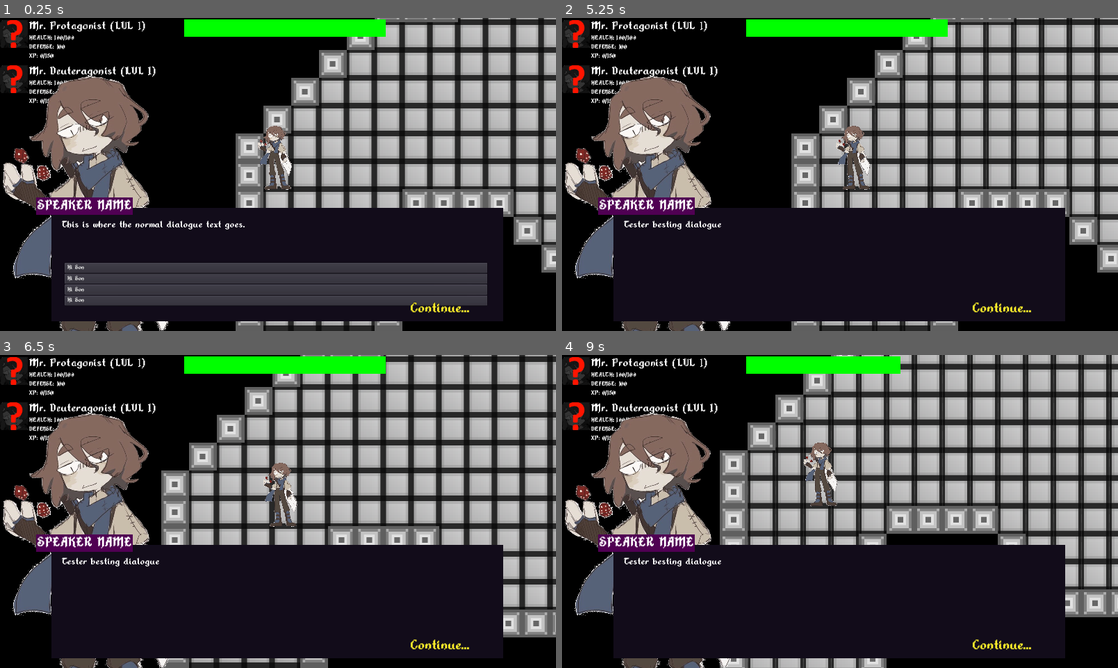
Above: before the commit, frames 1-4 (two rows, left to right).
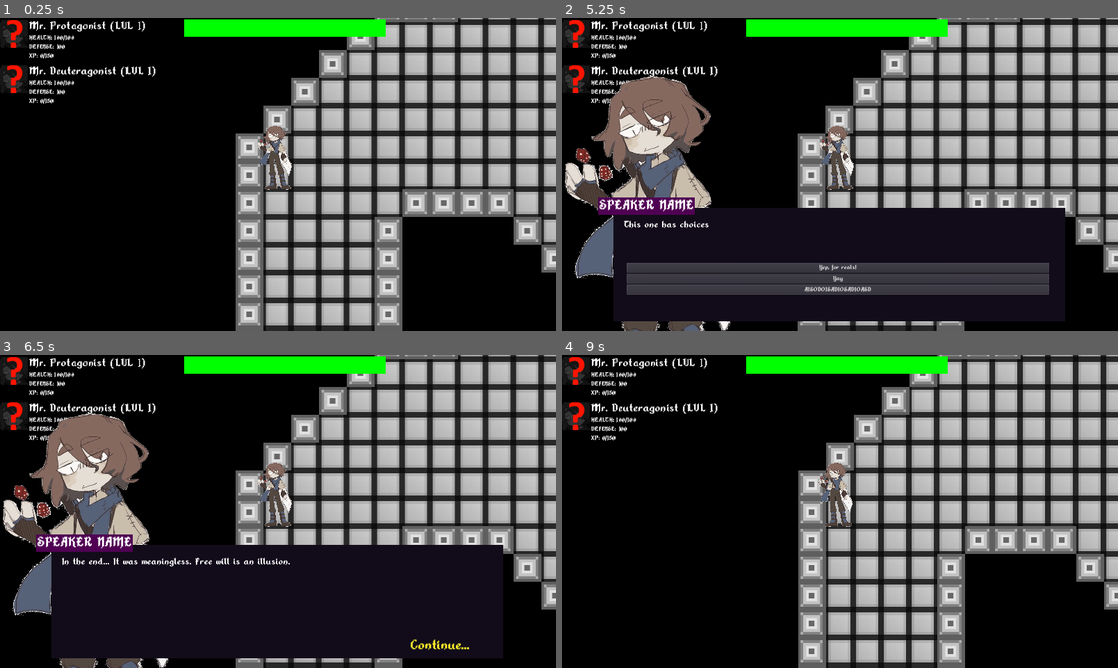
Above: after the commit, the same moments.

Repository: Xpost2000/G.G.D.C.-Team-Project
Game: Godot game, scene res://main_scene/MainGameScreen.tscn
The game is run twice, just before and just after one commit, with the same random seed, the same clock (stepped at 60 frames per second) and the same inputs.
Inputs (mouse positions are in pixels of both pictures, inside the frame that each line leads up to):
- Up to frame 1 (0.25 s): no input
- Up to frame 2 (5.25 s): click (1001, 309) at 0.5 s, where only the run before the commit has a clickable "Continue..."; click (1001, 309) at 1.25 s, where only the run before the commit has a clickable "Continue..."; click (840, 268) at 2 s, where only the run before the commit has a clickable "Hi Son"; click (840, 277) at 2.75 s, where only the run before the commit has a clickable "Hi Son"; click (840, 290) at 3.5 s, where only the run before the commit has a clickable "Hi Son"; click (840, 299) at 4.25 s, where only the run before the commit has a clickable "Hi Son"; tap Enter (game_interact_action) at 5, 5.1 s; hold Right (ui_right) from 5.03 s (still down)
- Up to frame 3 (6.5 s): release Right (ui_right) at 5.75 s; click (278, 605) at 5.75 s, where only the run after the commit has a clickable "Yep, for reals!"
- Up to frame 4 (9 s): hold Down (ui_down) 6.53-7.28 s; tap Enter (game_interact_action) at 6.6, 7.55, 8.1, 8.85 s; hold Right (ui_right) 7.28-8.03 s; hold Shift (game_sprinting_action) 7.28-8.03 s; hold Up (ui_up) 8.03-8.78 s; hold Left (ui_left) from 8.78 s (still down)

The runs differ from the first frame. In frame 1, 37% of the frame differs, in the area x 0-91%, y 18-100%; in frame 2, 23%; in frame 3, 26%; in frame 4, 71%, in the area x 0-100%, y 0-100%.

Commit message:
mostly working dialogue ui

Diff:
--- a/ui/DialogueUI.gd
+++ b/ui/DialogueUI.gd
@@ -1,4 +1,15 @@
 extends Control
+
+enum {DIALOGUE_TERMINATION_REASON_DEFAULT}
+class DialogueTerminationReason:
+	var type: int;
+
+func dialogue_terminate_normal():
+	var termination_reason = DialogueTerminationReason.new();
+	termination_reason.type = DIALOGUE_TERMINATION_REASON_DEFAULT;
+	return termination_reason;
+
+signal notify_dialogue_terminated(reason_of_termination);
 
 onready var dialogue_speaker_portrait = $DialogueCharacterPortrait;
 onready var dialogue_text = $DialogueBackground/DialogueText;
@@ -71,11 +82,17 @@
 	new_dialogue_scene.choices = choices if choices else [];
 	return new_dialogue_scene;
 
+func is_linear():
+	var current_scene_object = scenes[current_scene];
+	return len(current_scene_object.choices) == 0;
 
+# I don't really like having these "safety hatch" variables
+# but they don't really hurt to add, and it's a fast fix.
+var initial_opening = false;
 func open_test_dialogue():
 	print("okay");
 	scenes["start"] = make_scene_linear(make_node_speaker("PlayerCharacter"),
-										"Tester besting dialogue",
+										"This is a linear scene. This is referring to the fact we only go one direction... As in continue...",
 										"next");
 	scenes["next"] = make_scene_branching(make_node_speaker("PlayerCharacter"),
 												   "This one has choices",
@@ -84,32 +101,59 @@
 													DialogueChoice.new("AISODOISADIOSADIOASD", "meaningless")]);
 	scenes["meaningless"] = make_scene_linear(make_node_speaker("PlayerCharacter"),
 											  "In the end... It was meaningless. Free will is an illusion.",
-											  null);
+											  "differ");
+
+	scenes["differ"] = make_scene_linear(make_manual_speaker("???", "testerbester"),
+										 "Really? I don't quite think so.",
+										 "optimistic");
+
+	scenes["optimistic"] = make_scene_linear(make_manual_speaker("???", "testerbester"),
+										 "You have to be more optimistic sometimes.",
+										 "sorry");
+
+	scenes["sorry"] = make_scene_linear(make_node_speaker("PlayerCharacter"),
+										"Dude just shut up. Let me act emo and edgy.",
+										null);
 	goto_scene("start");
+	initial_opening = true;
 
 func _ready():
-	pass;
+	hide();
 
 func goto_scene(scene):
 	current_scene = scene;
-	var current_scene_object = scenes[current_scene];
-	if current_scene_object:
-		dialogue_text.text = current_scene_object.text;
+	if !current_scene.empty():
+		if current_scene in scenes:
+			var current_scene_object = scenes[current_scene];
+			dialogue_text.text = current_scene_object.text;
 
-		match current_scene_object.speaker.type:
-			DIALOGUE_SPEAKER_NODE_IN_LEVEL: pass; #TODO
-			DIALOGUE_SPEAKER_MANUAL_SPECIFIED: pass; #TODO
+			match current_scene_object.speaker.type:
+				DIALOGUE_SPEAKER_NODE_IN_LEVEL: pass; #TODO
+				DIALOGUE_SPEAKER_MANUAL_SPECIFIED: pass; #TODO
 
-		if current_scene_object.choices && len(current_scene_object.choices) > 0:
-			dialogue_continue_prompt.hide();
-			dialogue_choices_container.show();
+			if current_scene_object.choices && len(current_scene_object.choices) > 0:
+				dialogue_continue_prompt.hide();
+				dialogue_choices_container.show();
 
-			for dialogue_choice_container_child in dialogue_choices_container.get_children():
-				dialogue_choices_container.remove_child(dialogue_choice_container_child);
-			# add choices
-		else:
-			dialogue_choices_container.hide();
-			dialogue_continue_prompt.show();
+				for dialogue_choice_container_child in dialogue_choices_container.get_children():
+					dialogue_choices_container.remove_child(dialogue_choice_container_child);
+				# add choices
+				for dialogue_choice in current_scene_object.choices:
+					var choice_button = Button.new();
+					choice_button.text = dialogue_choice.text;
+					choice_button.connect("pressed", self, "goto_scene", [dialogue_choice.next]);
+					dialogue_choices_container.add_child(choice_button);
+			else:
+				dialogue_choices_container.hide();
+				dialogue_continue_prompt.show();
+	else:
+		emit_signal("notify_dialogue_terminated", dialogue_terminate_normal());
 
 func _process(delta):
-	pass;
+	if !initial_opening:
+		if current_scene in scenes:
+			var current_scene_object = scenes[current_scene];
+			if is_linear() && Input.is_action_just_pressed("game_interact_action"):
+				goto_scene(current_scene_object.next_for_continue);
+	else:
+		initial_opening = false;
--- a/ui/UILayer.gd
+++ b/ui/UILayer.gd
@@ -86,4 +86,14 @@
 	pass # Replace with function body.
 
 func _on_MainGameScreen_ask_ui_to_open_test_dialogue():
+	emit_signal("set_game_action_pause_state", true);
+	dialogue_ui.show();
 	dialogue_ui.open_test_dialogue();
+
+enum {DIALOGUE_TERMINATION_REASON_DEFAULT}
+func _on_DialogueUI_notify_dialogue_terminated(reason):
+	match reason.type:
+		DIALOGUE_TERMINATION_REASON_DEFAULT: pass;
+
+	dialogue_ui.hide();
+	emit_signal("set_game_action_pause_state", false);
--- a/ui/UILayer.tscn
+++ b/ui/UILayer.tscn
@@ -171,3 +171,4 @@
 custom_colors/font_color = Color( 1, 0.933333, 0.164706, 1 )
 text = "Continue..."
 flat = true
+[connection signal="notify_dialogue_terminated" from="DialogueUI" to="." method="_on_DialogueUI_notify_dialogue_terminated"]
